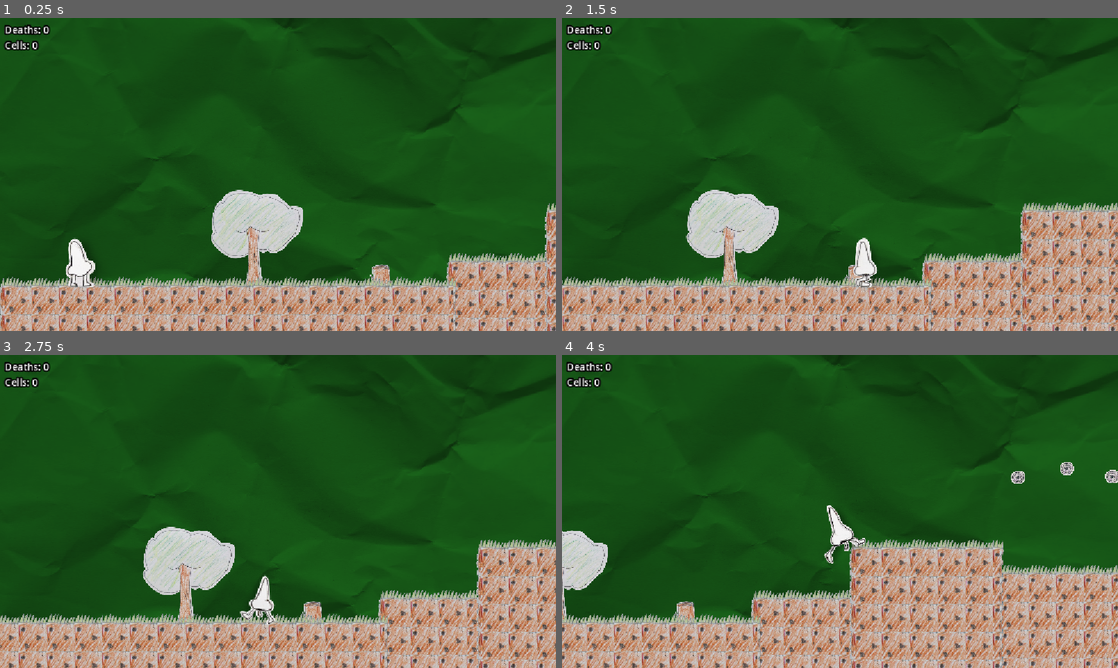
Above: before the commit, frames 1-4 (two rows, left to right).
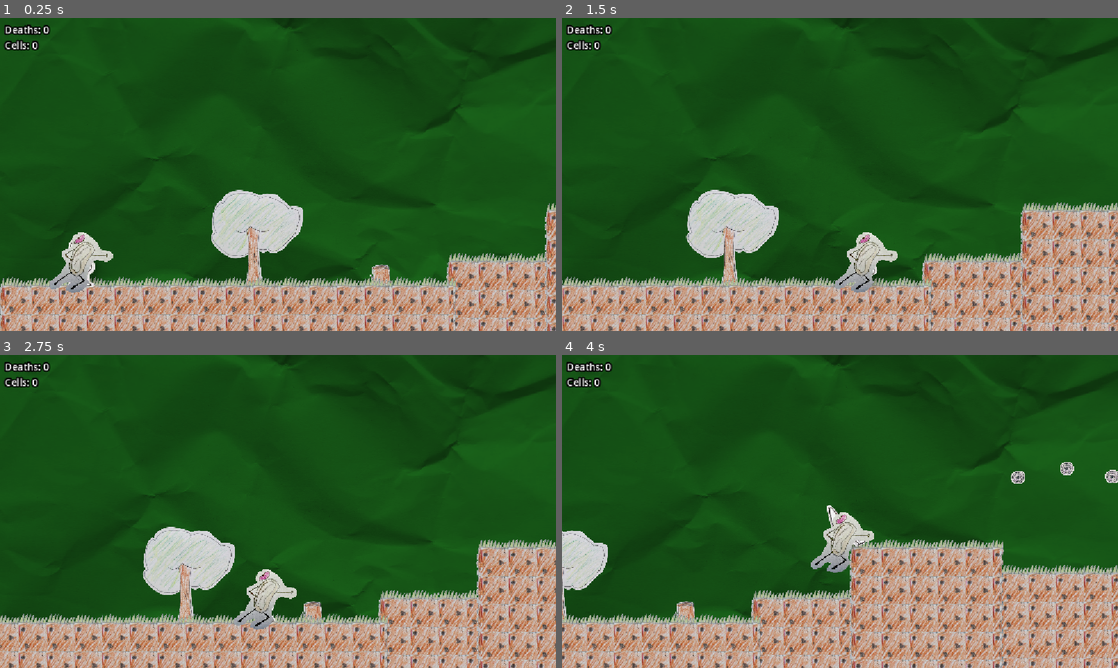
Above: after the commit, the same moments.

Repository: lmg-abe/runny-nose
Game: Godot game, scene res://area_1.tscn
The game is run twice, just before and just after one commit, with the same random seed, the same clock (stepped at 60 frames per second) and the same inputs. The engine's default icon, where the game draws it, is replaced by a stand-in: a white triangle on a blue panel in a dark square.
Inputs:
- Up to frame 1 (0.25 s): no input
- Up to frame 2 (1.5 s): hold D (move_right) from 0.53 s (still down); tap 3 (dash) at 0.6, 1.35 s; tap Space (jump) at 0.77 s
- Up to frame 3 (2.75 s): tap Space (jump) at 1.52 s; release D (move_right) at 2.03 s; hold A (move_left) from 2.03 s (still down); tap 2 (pick_up) at 2.1 s; tap 3 (dash) at 2.3 s
- Up to frame 4 (4 s): release A (move_left) at 2.78 s; hold D (move_right) from 2.78 s (still down); tap 1 (sneeze) at 2.85 s; tap Space (jump) at 3.02, 3.77 s; tap 3 (dash) at 3.05, 3.6 s

The runs differ from the first frame. In frame 1, 1.0% of the frame differs, in the area x 9-21%, y 68-88%; in frame 2, 1.0%; in frame 3, 1.0%; in frame 4, 1.0%, in the area x 44-57%, y 50-70%.

Commit message:
contrast up

Diff:
--- a/runny.tscn
+++ b/runny.tscn
@@ -10,6 +10,7 @@
 [ext_resource type="AudioStream" uid="uid://gi5ig40fkaw6" path="res://dash.wav" id="7_2m1fe"]
 [ext_resource type="AudioStream" uid="uid://dpb2xthin5g0p" path="res://collect.wav" id="8_h25mt"]
 [ext_resource type="AudioStream" uid="uid://blh55yltlqyd7" path="res://death.wav" id="9_h25mt"]
+[ext_resource type="Texture2D" uid="uid://cnahgu3j0ojw8" path="res://john ear dash.png" id="11_dsyfb"]
 
 [sub_resource type="CapsuleShape2D" id="CapsuleShape2D_ahjt7"]
 radius = 64.0
@@ -57,3 +58,8 @@
 
 [node name="death" type="AudioStreamPlayer" parent="." unique_id=1263720639]
 stream = ExtResource("9_h25mt")
+
+[node name="JohnEar" type="Sprite2D" parent="." unique_id=1460349257]
+position = Vector2(4, -11)
+scale = Vector2(0.52, 0.52)
+texture = ExtResource("11_dsyfb")
Binary file changed: john ear dash.png
